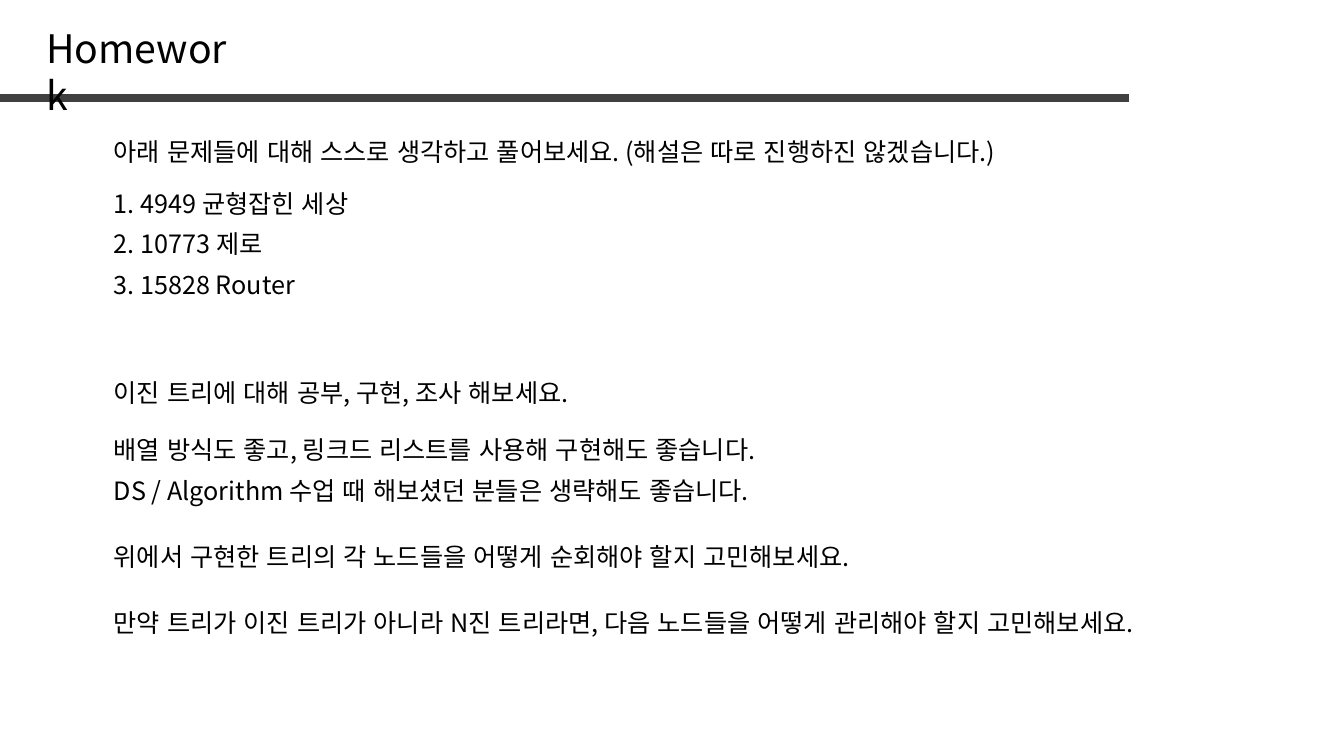
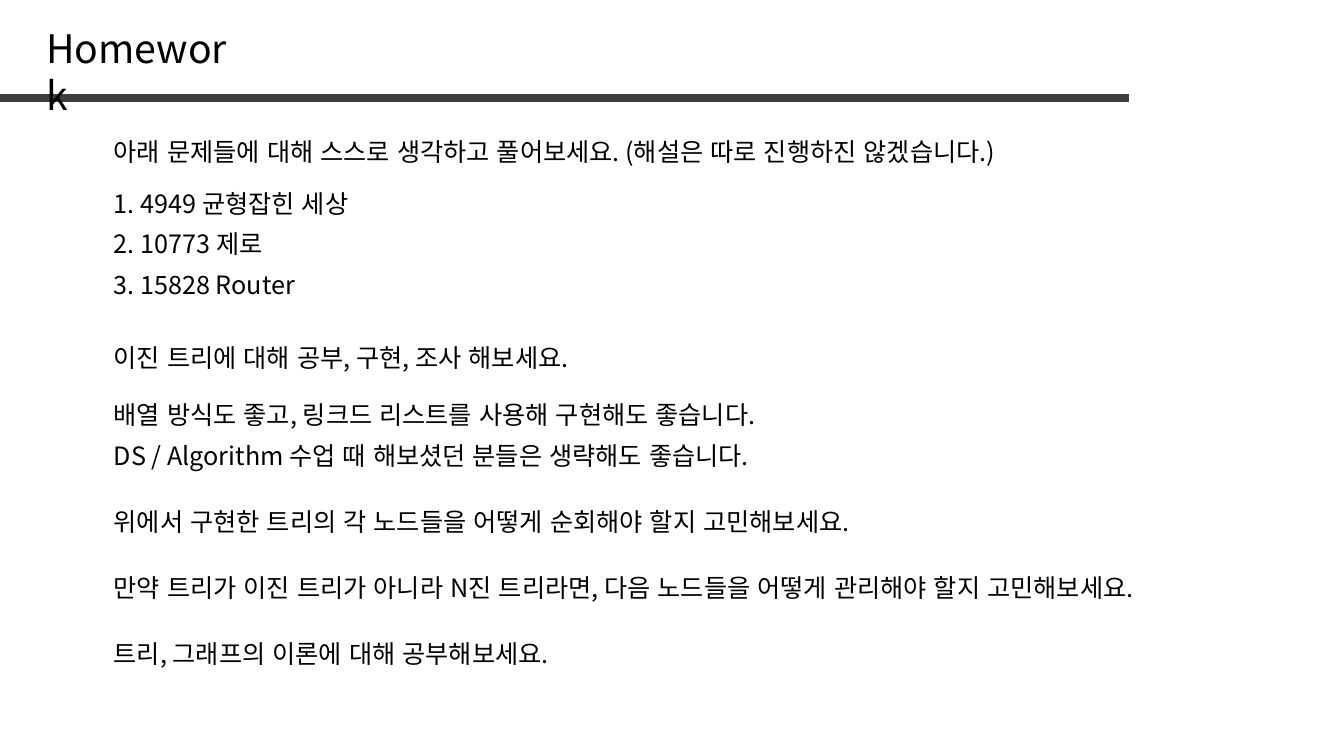
Before and after one commit to jaehoo1/PS-study, a slide deck: slide 31 of study/7_Stack, Queue, List.pptx. Drawn at 1344x756 pixels with LibreOffice and Linux fonts; fonts in the diff are those of the drawing. Boxes give left, top, right and bottom in pixels: in the first picture for what was removed or moved away, otherwise in the second. Text is boxed around its words. In the diff, an @@ line names an element or a change of style, - is before the commit and + after.

Commit message:
7작성중

```diff
--- a/study/7_Stack, Queue, List.pptx
+++ b/study/7_Stack, Queue, List.pptx
@@ 5 texts: place and size @@
-5 texts at [114,381,1133,637]
+5 texts at [114,346,1133,602]
@@ text added at [114,642,549,668], 18 pt, text #000000 @@
+트리, 그래프의 이론에 대해 공부해보세요.
```
